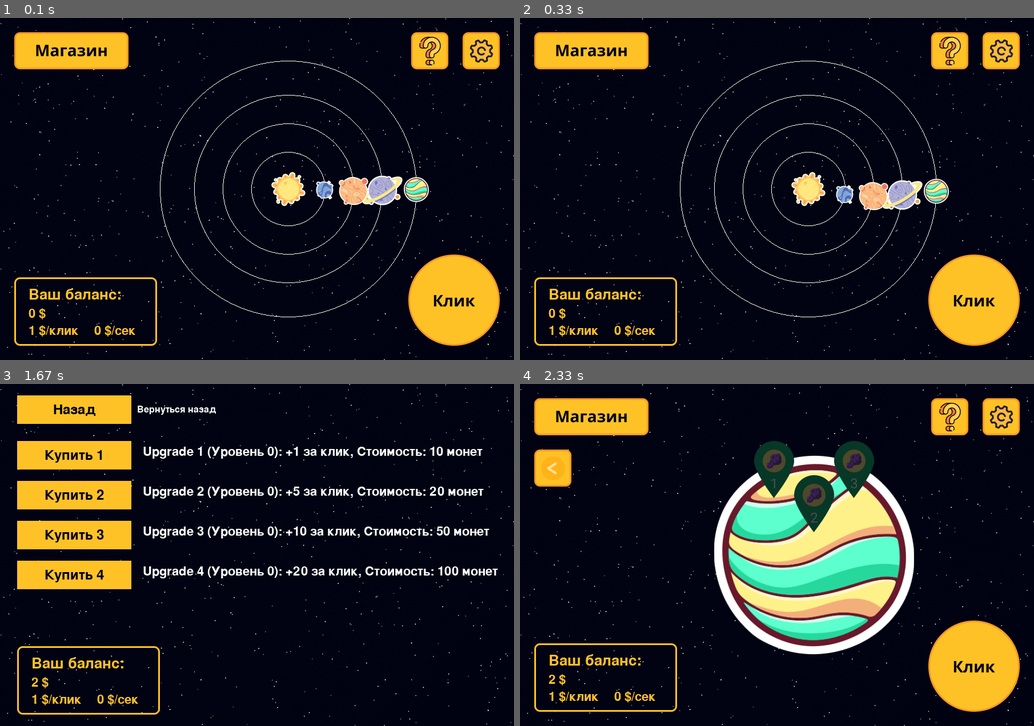
Above: before the commit, frames 1-4 (two rows, left to right).
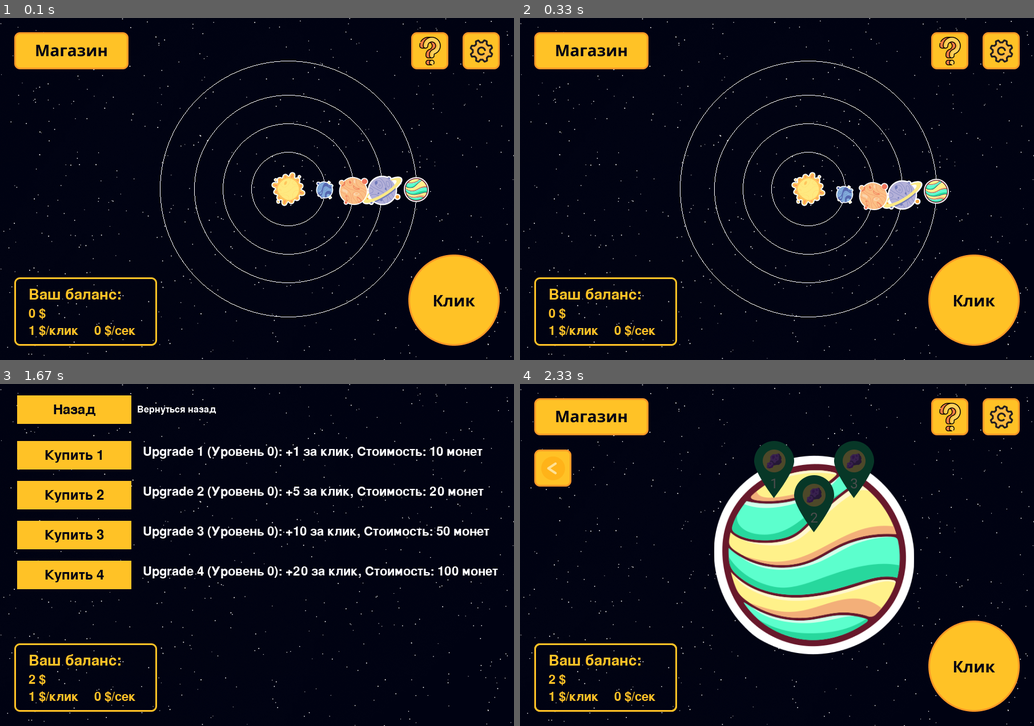
Above: after the commit, the same moments.

Repository: impanikaa/pygameProject
Game: pygame game, started from main.py
The game is run twice, just before and just after one commit, with the same random seed, the same clock (stepped at 60 frames per second) and the same inputs.
Inputs (mouse positions are in pixels of both pictures, inside the frame that each line leads up to):
- Up to frame 1 (0.1 s): no input
- Up to frame 2 (0.33 s): no input
- Up to frame 3 (1.67 s): click (421, 544) at 0.38 s; click (452, 664) at 0.72 s; click (452, 664) at 1.05 s; click (123, 428) at 1.38 s
- Up to frame 4 (2.33 s): click "Назад" at 1.72 s

Frames 1-2 are identical in both runs. In frame 3, 1.6% of the frame differs, in the area x 2-32%, y 75-97%; in frame 4, less than 0.1%.

Commit message:
почищен код

Diff:
--- a/main.py
+++ b/main.py
@@ -40,7 +40,6 @@
 class GameState:
     def __init__(self):
         self.current_state = GameScreenState()
-        self.planet_screen_active = False
         self.selected_planet = None
         self.money = 0
         self.increment_click = 1
@@ -70,7 +69,6 @@
     def auto_update_money(self):
         current_time = pygame.time.get_ticks()
         if current_time - self.last_money_update_time >= self.money_update_interval:
-            print(self.increment)
             self.update_money(self.increment, 0)
             self.last_money_update_time = current_time
 
@@ -83,97 +81,48 @@
     def set_current_state(self, state):
         self.current_state = state
 
-    def set_selected_planet(self, planet):
-        self.selected_planet = planet
-
     def get_selected_planet(self):
         return self.selected_planet
 
     def switch_to_planet_screen(self, planet_id):
-        global current_state
-        if planet_id == 1:
-            current_state = planet_1
-        if planet_id == 2:
-            current_state = planet_2
-        if planet_id == 3:
-            current_state = planet_3
-        if planet_id == 4:
-            current_state = planet_4
+        self.selected_planet = planet_id
+        global current_state, planets
+        current_state = planets[planet_id]
 
     def set_click_state(self, state):
         self.current_state.set_click_state(state)
 
     def handle_events(self, events):
         for event in events:
-            if self.planet_screen_active:
-                pass
-                # self.current_state.handle_events(event)
-            else:
-                if event.type == pygame.MOUSEBUTTONDOWN:
-                    if self.current_state.shop_button_rect.collidepoint(event.pos):
-                        return "shop"
-                    elif self.current_state.help_button_rect.collidepoint(event.pos):
-                        return "instruction"
-                    elif self.current_state.settings_button_rect.collidepoint(event.pos):
-                        return "settings"
-                    elif self.current_state.planet_1_rect.collidepoint(event.pos):
-                        click_sound.play()
-                        self.set_selected_planet(1)
-                        self.switch_to_planet_screen(1)
-                    elif self.current_state.planet_2_rect.collidepoint(event.pos):
-                        click_sound.play()
-                        self.set_selected_planet(2)
-                        self.switch_to_planet_screen(2)
-                    elif self.current_state.planet_3_rect.collidepoint(event.pos):
-                        click_sound.play()
-                        self.set_selected_planet(3)
-                        self.switch_to_planet_screen(3)
-                    elif self.current_state.planet_4_rect.collidepoint(event.pos):
-                        click_sound.play()
-                        self.set_selected_planet(4)
-                        self.switch_to_planet_screen(4)
-                    elif self.current_state.click_button_rect.collidepoint(event.pos):
-                        click_sound.play()
-                        self.set_click_state(True)
-                        self.current_state.clicked_on_click_button = True
             if event.type == pygame.MOUSEBUTTONDOWN:
                 if self.current_state.shop_button_rect.collidepoint(event.pos):
                     return "shop"
-                if self.current_state.help_button_rect.collidepoint(event.pos):
+                elif self.current_state.help_button_rect.collidepoint(event.pos):
                     return "instruction"
-                elif self.current_state.help_button_rect.collidepoint(event.pos):
-                    pass
                 elif self.current_state.settings_button_rect.collidepoint(event.pos):
                     return "settings"
                 elif self.current_state.planet_1_rect.collidepoint(event.pos):
-                    self.set_selected_planet(1)
+                    click_sound.play()
+                    self.switch_to_planet_screen(0)
+                elif self.current_state.planet_2_rect.collidepoint(event.pos):
+                    click_sound.play()
                     self.switch_to_planet_screen(1)
-                elif self.current_state.planet_2_rect.collidepoint(event.pos):
-                    self.set_selected_planet(2)
+                elif self.current_state.planet_3_rect.collidepoint(event.pos):
+                    click_sound.play()
                     self.switch_to_planet_screen(2)
-                elif self.current_state.planet_3_rect.collidepoint(event.pos):
-                    self.set_selected_planet(3)
+                elif self.current_state.planet_4_rect.collidepoint(event.pos):
+                    click_sound.play()
                     self.switch_to_planet_screen(3)
-                elif self.current_state.planet_4_rect.collidepoint(event.pos):
-                    self.set_selected_planet(4)
-                    self.switch_to_planet_screen(4)
                 elif self.current_state.click_button_rect.collidepoint(event.pos):
+                    click_sound.play()
                     self.set_click_state(True)
                     self.current_state.clicked_on_click_button = True
 
     def update(self):
-        self.auto_update_money()
-        if self.planet_screen_active:
-            self.current_state.update()
-        else:
-            pass
+        self.current_state.update()
 
     def draw(self, screen):
-        if self.planet_screen_active:
-            self.current_state.draw(screen)
-        else:
-            # Добавьте отрисовку для главного экрана, если необходимо
-            self.current_state.draw(screen)
+        self.current_state.draw(screen)
 
 
 # настройки
@@ -354,30 +303,29 @@
         self.font = pygame.font.SysFont(None, 32)
 
         self.shop_button_rect = pygame.Rect(25, 25, 200, 65)
-        # self.shop_button_color = vivid_orange
-        # self.shop_button_corner_radius = 10
-        # self.shop_button_icon = pygame.image.load("data/shop.png")
+        self.shop_button_icon = pygame.image.load("data/shop.png")
 
         self.help_button_rect = pygame.Rect(720, 25, 65, 65)
-        # self.help_button_color = vivid_orange
-        # self.help_button_corner_radius = 10
-        # self.help_button_icon = pygame.image.load("data/help.png")
+        self.help_button_icon = pygame.image.load("data/help.png")
 
         self.settings_button_rect = pygame.Rect(810, 25, 65, 65)
-        # self.settings_button_color = vivid_orange
-        # self.settings_button_corner_radius = 10
-        # self.settings_button_icon = pygame.image.load("data/settings.png")
+        self.settings_button_icon = pygame.image.load("data/settings.png")
 
         self.money = 0
         self.money_border = (25, 455)
-        # self.money_color = vivid_orange
-        # self.money_border_icon = pygame.image.load("data/border.png")
+        self.money_border_icon = pygame.image.load("data/border.png")
 
         self.click_button_rect = pygame.Rect(715, 415, 160, 160)
-        # self.click_button_color = vivid_orange
-        # self.click_button_corner_radius = self.click_button_rect.width // 2
-        # self.click_border_icon = pygame.image.load("data/click.png")
+        self.click_button_icon = pygame.image.load("data/click.png")
         self.clicked_on_click_button = False
+
+        self.star_rect = (475, 270, 60, 60)
+        self.star_image = pygame.image.load("data/star.png")
+
+        self.draw1 = [[self.shop_button_rect, self.shop_button_icon], [self.help_button_rect, self.help_button_icon],
+                      [self.settings_button_rect, self.settings_button_icon],
+                      [self.money_border, self.money_border_icon],
+                      [self.click_button_rect, self.click_button_icon], [self.star_rect, self.star_image]]
 
         self.font_black = pygame.font.SysFont(None, 32)
         self.font_vivid_orange = pygame.font.SysFont(None, 38)
@@ -391,7 +339,6 @@
         self.planet2_image = pygame.image.load("data/planet2.png")
         self.planet3_image = pygame.image.load("data/planet3.png")
         self.planet4_image = pygame.image.load("data/planet4.png")
-        self.star_image = pygame.image.load("data/star.png")
 
         self.orbit_1 = pygame.Rect(280, 75, 450, 450)
         self.orbit_2 = pygame.Rect(340, 135, 330, 330)
@@ -419,7 +366,6 @@
 
     def switch_to_planet_screen(self, planet_id):
         self.current_state = PlanetScreenState(self, planet_id)
-        self.planet_screen_active = True
 
     def set_click_state(self, state):
         self.clicked_on_click_button = state
@@ -451,29 +397,26 @@
 
     def handle_events(self, events):
         for event in events:
-            if self.planet_screen_active:
-                self.current_state.handle_events(event)
-            else:
-                if event.type == pygame.MOUSEBUTTONDOWN:
-                    if self.planet_1_rect.collidepoint(event.pos):
-                        click_sound.play()
-                        self.set_selected_planet(1)
-                        self.switch_to_planet_screen(1)
-                    elif self.planet_2_rect.collidepoint(event.pos):
-                        click_sound.play()
-                        self.set_selected_planet(2)
-                        self.switch_to_planet_screen(2)
-                    elif self.planet_3_rect.collidepoint(event.pos):
-                        click_sound.play()
-                        self.set_selected_planet(3)
-                        self.switch_to_planet_screen(3)
-                    elif self.planet_4_rect.collidepoint(event.pos):
-                        click_sound.play()
-                        self.set_selected_planet(4)
-                        self.switch_to_planet_screen(4)
-                    elif self.click_button_rect.collidepoint(event.pos):
-                        click_sound.play()
-                        self.clicked_on_click_button = True
+            if event.type == pygame.MOUSEBUTTONDOWN:
+                if self.planet_1_rect.collidepoint(event.pos):
+                    click_sound.play()
+                    self.set_selected_planet(1)
+                    self.switch_to_planet_screen(1)
+                elif self.planet_2_rect.collidepoint(event.pos):
+                    click_sound.play()
+                    self.set_selected_planet(2)
+                    self.switch_to_planet_screen(2)
+                elif self.planet_3_rect.collidepoint(event.pos):
+                    click_sound.play()
+                    self.set_selected_planet(3)
+                    self.switch_to_planet_screen(3)
+                elif self.planet_4_rect.collidepoint(event.pos):
+                    click_sound.play()
+                    self.set_selected_planet(4)
+                    self.switch_to_planet_screen(4)
+                elif self.click_button_rect.collidepoint(event.pos):
+                    click_sound.play()
+                    self.clicked_on_click_button = True
 
     def update_planet_positions(self):
         self.planet1_x = int(self.orbit_1.centerx + self.orbit_1.width / 2 * math.cos(self.angle_1))
@@ -493,42 +436,11 @@
         self.planet_4_rect.center = (self.planet4_x, self.planet4_y)
 
     def draw(self, screen):
-        draw_image('shop.png', self.shop_button_rect)
-        # screen.blit(self.shop_button_icon, self.shop_button_rect)
-        # pygame.draw.rect(screen, self.shop_button_color, self.shop_button_rect,
-        #                  border_radius=self.shop_button_corner_radius)
-        # text1 = self.font_black.render("Магазин", True, space_color)
-        # text1_rect = text1.get_rect(center=self.shop_button_rect.center)
-        # screen.blit(text1, text1_rect)
-
-        draw_image('help.png', self.help_button_rect)
-        # pygame.draw.rect(screen, self.help_button_color, self.help_button_rect,
-        #                  border_radius=self.help_button_corner_radius)
-        # screen.blit(self.help_button_icon, (self.help_button_rect.centerx - self.help_button_icon.get_width() // 2,
-        #                                     self.help_button_rect.centery - self.help_button_icon.get_height() // 2))
-
-        draw_image('settings.png', self.settings_button_rect)
-        # pygame.draw.rect(screen, self.settings_button_color, self.settings_button_rect,
-        #                  border_radius=self.settings_button_corner_radius)
-        # screen.blit(self.settings_button_icon, (
-        #     self.settings_button_rect.centerx - self.settings_button_icon.get_width() // 2,
-        #     self.settings_button_rect.centery - self.settings_button_icon.get_height() // 2))
-
-        star_rect = self.star_image.get_rect(topleft=(475, 270))
-        screen.blit(self.star_image, star_rect)
-
-        draw_image('click.png', self.click_button_rect)
-        # Отрисовка круглой кнопки "Клик"
-        # screen.blit(self.click_border_icon, self.click_button_rect)
-        # pygame.draw.circle(screen, self.click_button_color, self.click_button_rect.center,
-        #                    self.click_button_corner_radius)
-        # text_click = pygame.font.SysFont(None, 32).render("Клик", True, space_color)
-        # text_click_rect = text_click.get_rect(center=self.click_button_rect.center)
-        # screen.blit(text_click, text_click_rect)
+        # Отрисовка всего
+        for i in self.draw1:
+            screen.blit(i[1], i[0])
 
         # отрисовка счёта
-        draw_image('border.png', self.money_border)
-        # screen.blit(self.money_border_icon, (30, height - 140))
         text_money = self.font_vivid_orange.render("Ваш баланс:", True, vivid_orange)
         screen.blit(text_money, (50, height - 127))
         display_score = self.font.render(f"{round(game_state.get_money(), 2)} $", True, vivid_orange)
@@ -711,7 +623,7 @@
         self.back_button_rect = pygame.Rect(30, 20, 200, 50)
         self.exit_button = Button(30, 20, 200, 50, vivid_orange, "Назад", "Вернуться назад")
 
-        self.money_color = vivid_orange
+        self.money_border = (25, 455)
         self.money_border_icon = pygame.image.load("data/border.png")
 
         self.font = pygame.font.SysFont(None, 32)
@@ -737,15 +649,15 @@
         self.exit_button.draw_info(screen)
         global money
 
-        screen.blit(self.money_border_icon, (30, height - 140))
+        screen.blit(self.money_border_icon, self.money_border)
         text_money = self.font_vivid_orange.render("Ваш баланс:", True, vivid_orange)
-        screen.blit(text_money, (55, height - 122))
+        screen.blit(text_money, (50, height - 127))
         display_score = self.font.render(f"{round(game_state.get_money(), 2)} $", True, vivid_orange)
-        screen.blit(display_score, (55, height - 87))
+        screen.blit(display_score, (50, height - 92))
         display_inc_click = self.font.render(f"{round(game_state.get_increment_click(), 2)} $/клик", True, vivid_orange)
-        screen.blit(display_inc_click, (55, height - 57))
+        screen.blit(display_inc_click, (50, height - 62))
         display_inc = self.font.render(f"{round(game_state.get_increment(), 2)} $/сек", True, vivid_orange)
-        screen.blit(display_inc, (170, height - 57))
+        screen.blit(display_inc, (165, height - 62))
 
         for button in self.shop_buttons:
             button.draw(screen)
@@ -767,11 +679,6 @@
         self.orbit_rect = pygame.Rect(0, 0, 0, 0)
         self.font = pygame.font.SysFont(None, 32)
 
-        # Кнопки и счет
-        self.money = 0
-        self.money_color = vivid_orange
-        self.money_border_icon = pygame.image.load("data/border.png")
-
         self.money_update_interval = 1000
         self.last_money_update_time = pygame.time.get_ticks()
 
@@ -779,35 +686,29 @@
         self.font_vivid_orange = pygame.font.SysFont(None, 38)
 
         self.back_button_rect = pygame.Rect(25, 115, 65, 65)
-        # self.return_button_color = vivid_orange
-        # self.return_button_corner_radius = 10
-        # self.return_button_icon = pygame.image.load("data/back.png")
+        self.back_button_icon = pygame.image.load("data/back.png")
 
         self.shop_button_rect = pygame.Rect(25, 25, 200, 65)
-        # self.shop_button_color = vivid_orange
-        # self.shop_button_corner_radius = 10
-        # self.shop_button_icon = pygame.image.load("data/shop.png")
+        self.shop_button_icon = pygame.image.load("data/shop.png")
 
         self.help_button_rect = pygame.Rect(720, 25, 65, 65)
-        # self.help_button_color = vivid_orange
-        # self.help_button_corner_radius = 10
-        # self.help_button_icon = pygame.image.load("data/help.png")
+        self.help_button_icon = pygame.image.load("data/help.png")
 
         self.settings_button_rect = pygame.Rect(810, 25, 65, 65)
-        # self.settings_button_color = vivid_orange
-        # self.settings_button_corner_radius = 10
-        # self.settings_button_icon = pygame.image.load("data/settings.png")
-
-        # self.money = 0
-        # self.money_border = (25, 455)
-        # self.money_color = vivid_orange
-        # self.money_border_icon = pygame.image.load("data/border.png")
+        self.settings_button_icon = pygame.image.load("data/settings.png")
+
+        self.money = 0
+        self.money_border = (25, 455)
+        self.money_border_icon = pygame.image.load("data/border.png")
 
         self.click_button_rect = pygame.Rect(715, 415, 160, 160)
-        # self.click_button_color = vivid_orange
-        # self.click_button_corner_radius = self.click_button_rect.width // 2
-        # self.click_border_icon = pygame.image.load("data/click.png")
+        self.click_button_icon = pygame.image.load("data/click.png")
         self.clicked_on_click_button = False
+
+        self.draw1 = [[self.shop_button_rect, self.shop_button_icon], [self.help_button_rect, self.help_button_icon],
+                      [self.settings_button_rect, self.settings_button_icon],
+                      [self.money_border, self.money_border_icon],
+                      [self.click_button_rect, self.click_button_icon], [self.back_button_rect, self.back_button_icon]]
 
         # Инициализация точек
         self.point_positions = [(410, 100), (480, 160), (550, 100)]
@@ -871,48 +772,15 @@
         planet_x = 340
         planet_y = 125
 
+        # Отрисовка планеты
         screen.blit(self.planet_image, (planet_x, planet_y))
 
-        draw_image('shop.png', self.shop_button_rect)
-        # screen.blit(self.shop_button_icon, self.shop_button_rect)
-        # pygame.draw.rect(screen, self.shop_button_color, self.shop_button_rect,
-        #                  border_radius=self.shop_button_corner_radius)
-        # text1 = self.font_black.render("Магазин", True, space_color)
-        # text1_rect = text1.get_rect(center=self.shop_button_rect.center)
-        # screen.blit(text1, text1_rect)
-
-        draw_image('help.png', self.help_button_rect)
-        # pygame.draw.rect(screen, self.help_button_color, self.help_button_rect,
-        #                  border_radius=self.help_button_corner_radius)
-        # screen.blit(self.help_button_icon, (self.help_button_rect.centerx - self.help_button_icon.get_width() // 2,
-        #                                     self.help_button_rect.centery - self.help_button_icon.get_height() // 2))
-
-        draw_image('settings.png', self.settings_button_rect)
-        # pygame.draw.rect(screen, self.settings_button_color, self.settings_button_rect,
-        #                  border_radius=self.settings_button_corner_radius)
-        # screen.blit(self.settings_button_icon, (
-        #     self.settings_button_rect.centerx - self.settings_button_icon.get_width() // 2,
-        #     self.settings_button_rect.centery - self.settings_button_icon.get_height() // 2))
-
-        # Отрисовка круглой кнопки "Клик"
-        draw_image('click.png', self.click_button_rect)
-        # screen.blit(self.click_border_icon, self.click_button_rect)
-        # pygame.draw.circle(screen, self.click_button_color, self.click_button_rect.center,
-        #                    self.click_button_corner_radius)
-        # text_click = pygame.font.SysFont(None, 32).render("Клик", True, space_color)
-        # text_click_rect = text_click.get_rect(center=self.click_button_rect.center)
-        # screen.blit(text_click, text_click_rect)
-
-        # Отрисовка кнопки "Назад"
-        draw_image('back.png', self.back_button_rect)
-        # pygame.draw.rect(screen, self.return_button_color, self.return_button_rect,
-        #                  border_radius=self.return_button_corner_radius)
-        # screen.blit(self.return_button_icon, (
-        #     self.back_button_rect.centerx - self.return_button_icon.get_width() // 2,
-        #     self.back_button_rect.centery - self.return_button_icon.get_height() // 2))
-
-        # Отрисовка счета
-        screen.blit(self.money_border_icon, (25, height - 145))
+        # Отрисовка всего
+        for i in self.draw1:
+            screen.blit(i[1], i[0])
+
+        # Отрисовка счёта
+        screen.blit(self.money_border_icon, self.money_border)
         text_money = self.font_vivid_orange.render("Ваш баланс:", True, vivid_orange)
         screen.blit(text_money, (50, height - 127))
         display_score = self.font.render(f"{round(game_state.get_money(), 2)} $", True, vivid_orange)
@@ -948,6 +816,7 @@
 planet_2 = PlanetScreenState(2)
 planet_3 = PlanetScreenState(3)
 planet_4 = PlanetScreenState(4)
+planets = [planet_1, planet_2, planet_3, planet_4]
 
 while running:
     events = pygame.event.get()
